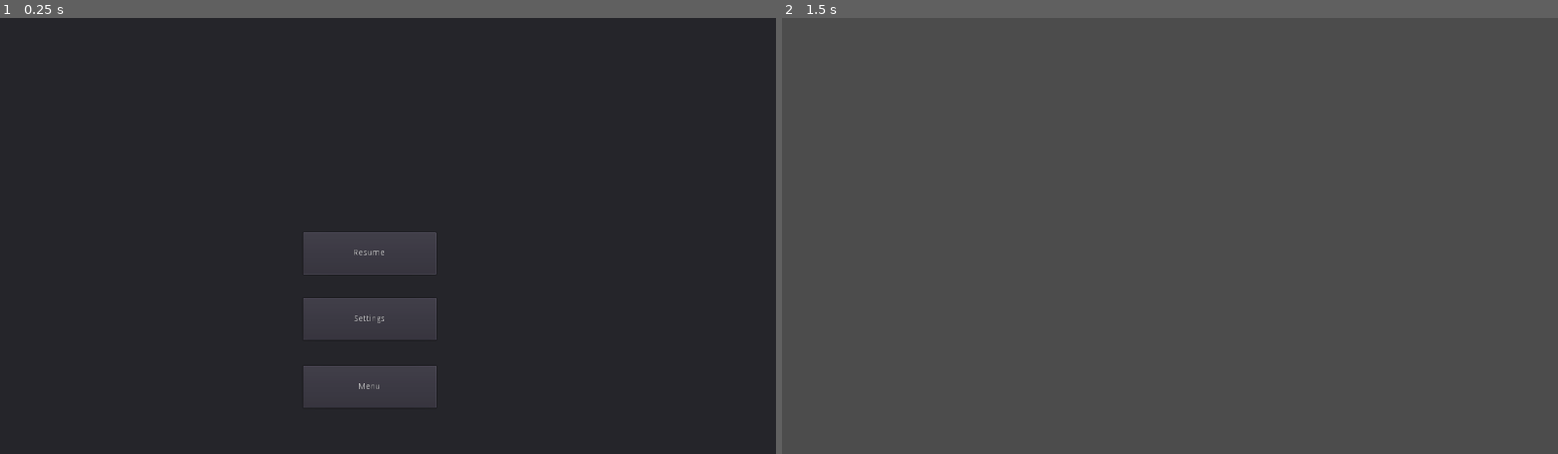
Above: before the commit, frames 1-2 (left to right).
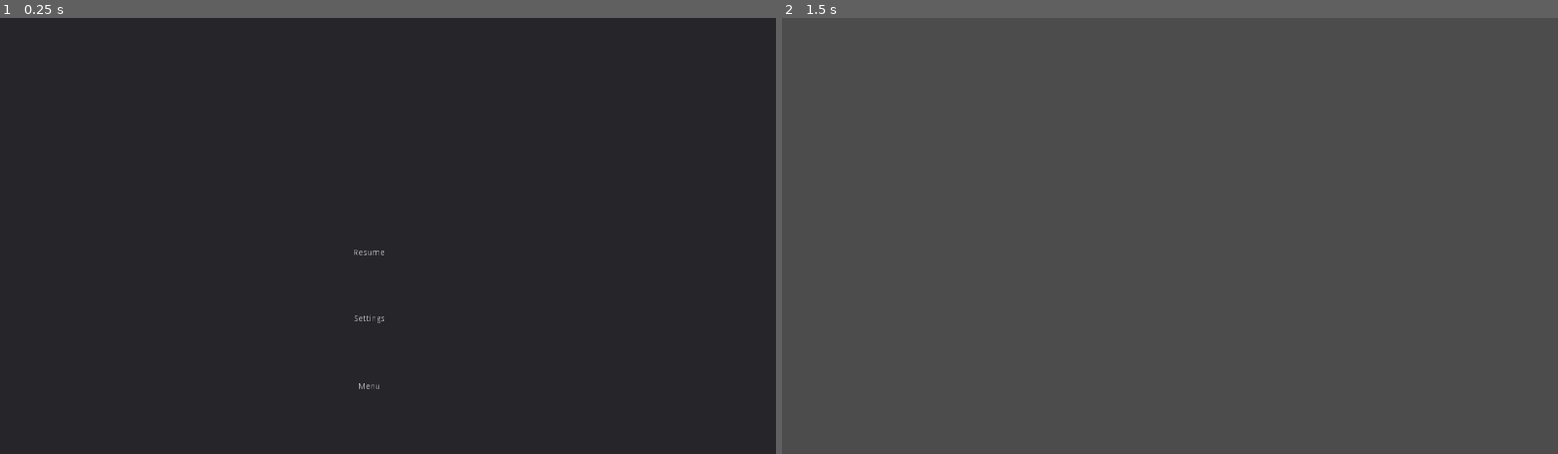
Above: after the commit, the same moments.

Repository: Niimphu/FiresideGameJam2023
Game: Godot game, scene res://Menus/Pause/PauseMenu.tscn
The game is run twice, just before and just after one commit, with the same random seed, the same clock (stepped at 60 frames per second) and the same inputs. This scene is started directly instead of the project's main scene.
Inputs:
- Up to frame 1 (0.25 s): no input
- Up to frame 2 (1.5 s): click "Resume" at 0.5 s; tap Enter at 1.25 s; hold Right (ui_right) from 1.28 s (still down)

The runs differ from the first frame. In frame 1, 3.0% of the frame differs, in the area x 39-57%, y 49-90%; in frame 2, nothing differs.

Commit message:
pause menu more stuff

Diff:
--- a/Menus/Pause/PauseMenu.tscn
+++ b/Menus/Pause/PauseMenu.tscn
@@ -1,10 +1,12 @@
-[gd_scene load_steps=2 format=2]
+[gd_scene load_steps=3 format=2]
 
 [ext_resource path="res://Menus/Pause/PauseMenu.gd" type="Script" id=1]
+[ext_resource path="res://Menus/ButtonTheme.tres" type="Theme" id=2]
 
 [node name="PauseMenu" type="Control"]
 anchor_right = 1.0
 anchor_bottom = 1.0
+theme = ExtResource( 2 )
 script = ExtResource( 1 )
 
 [node name="Panel" type="Panel" parent="."]
Not shown, added: Menus/Pause/Textures/MainMenu.PNG.import
Not shown, added: Menus/Pause/Textures/Resume.PNG.import
Not shown, added: Menus/Pause/Textures/Settings.PNG.import
